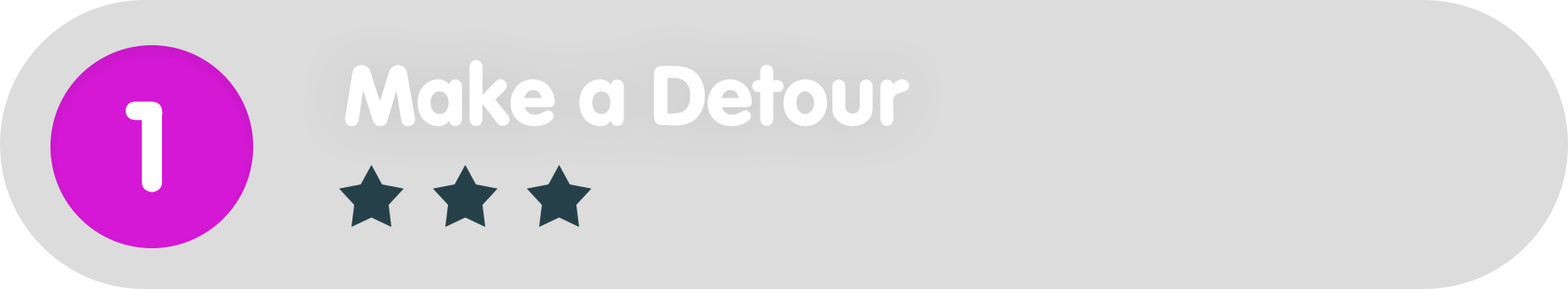
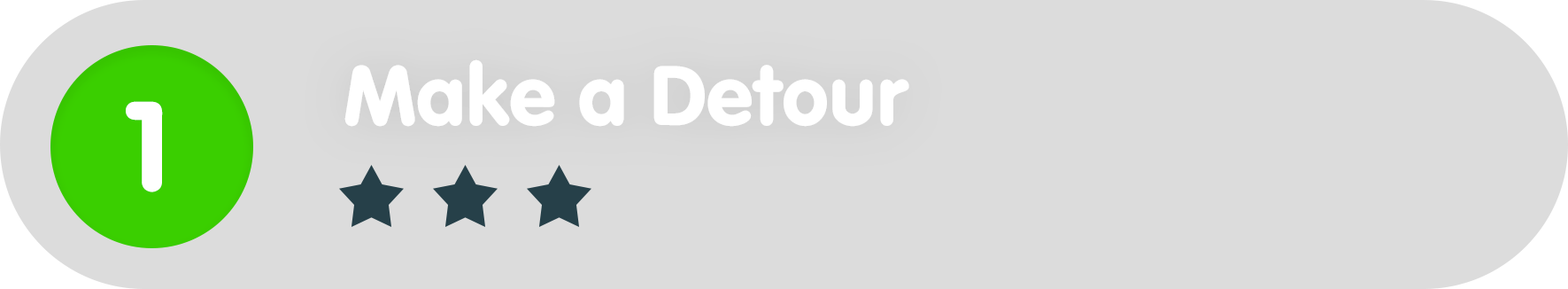
Revision of a layered w=1568, h=289 image; what changed, layer by layer:
painted on "Ellipse_green" over [50, 45, 254, 248]
